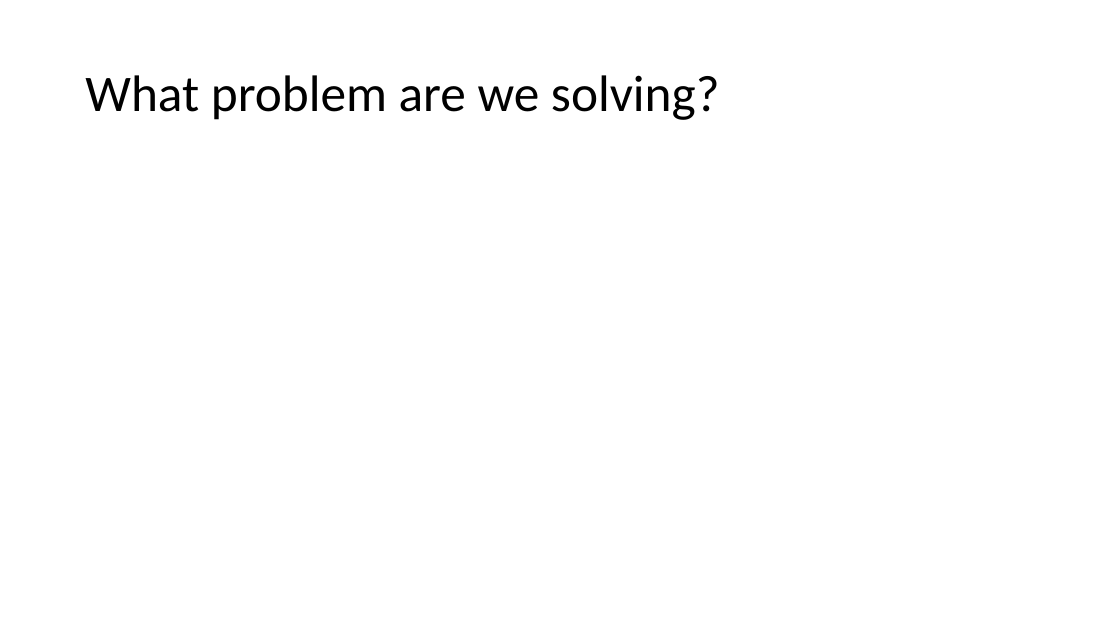
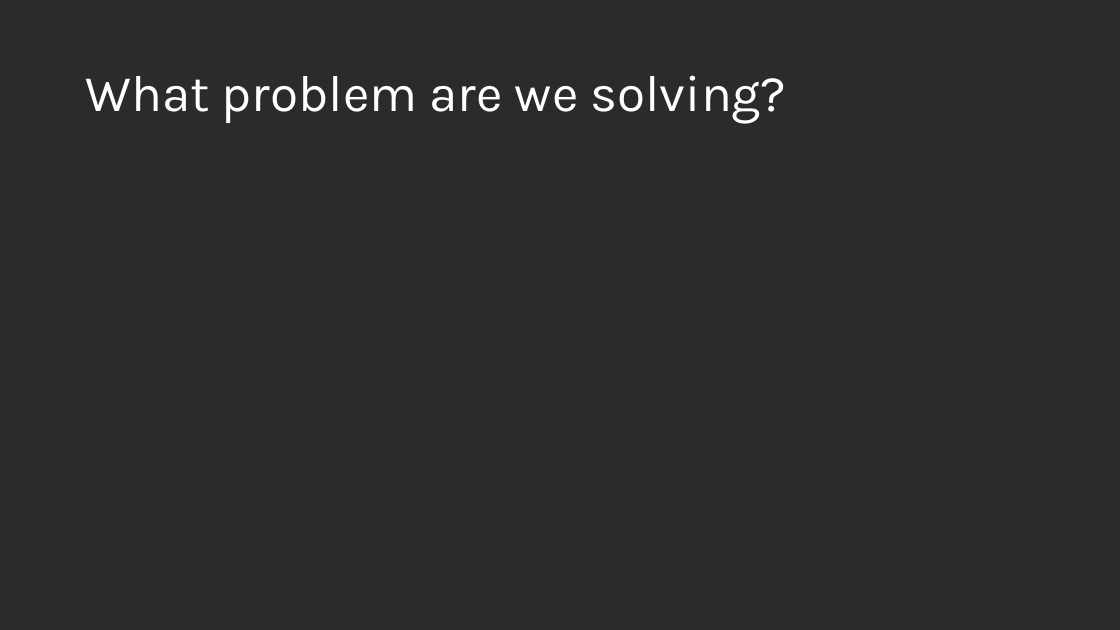
Before and after one commit to cabarney/dev-containers, a slide deck: slide 3 of Press Button, Get Development Environment.pptx. Drawn at 1120x630 pixels with LibreOffice and Linux fonts; fonts in the diff are those of the drawing; background and template pictures are left out; a plain dark background stands for a picture behind light text. Boxes give left, top, right and bottom in pixels: in the first picture for what was removed or moved away, otherwise in the second. Text is boxed around its words. In the diff, an @@ line names an element or a change of style, - is before the commit and + after.

```diff
--- a/Press Button, Get Development Environment.pptx
+++ b/Press Button, Get Development Environment.pptx
@@ background #FFFFFF to picture (left out) @@
@@ title "What problem are we solving?" at (85,75,787,123): font Calibri to Karla, text colour #000000 to #FFFFFF @@
```
Also in this commit, not shown: 4 other slides changed, 2 slides added, 1 slide removed, 1 other file.
